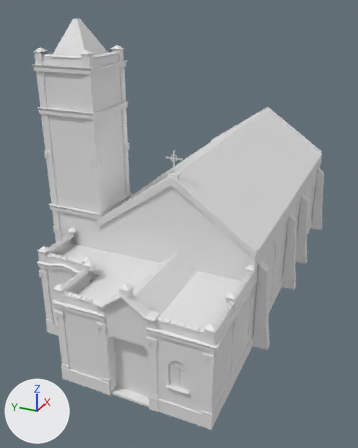
One commit to the Blender file Utils/Modelos/igreja matriz.blend: the scene before it, then after it.
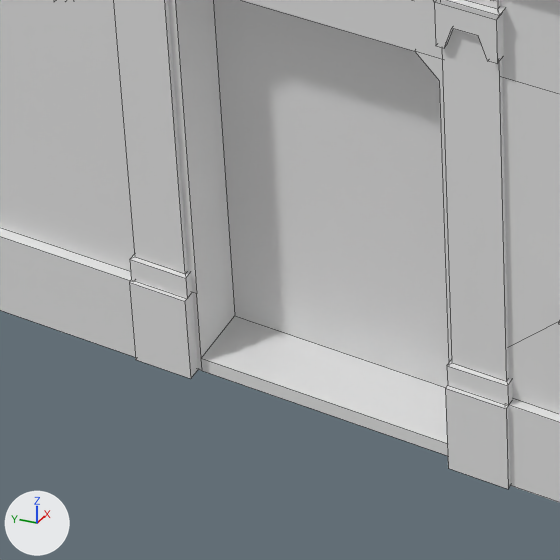
Each version is shown whole from a camera (50 mm lens) standing at (-29.6, -14.1, 22.1) and looking at (4.5, 1.3, 5.1), then close up on the part from 23% to 46% of the width and 76% to 94% of the height. Lighting does not change. The marker at lower left points along +X, +Y and +Z. The close-ups show mesh edges as thin lines.
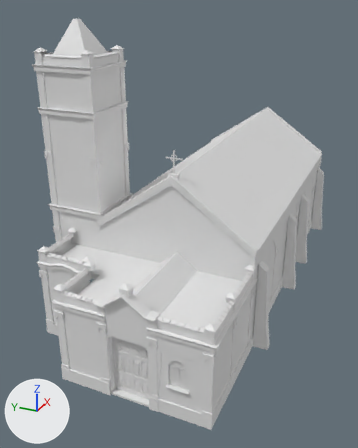
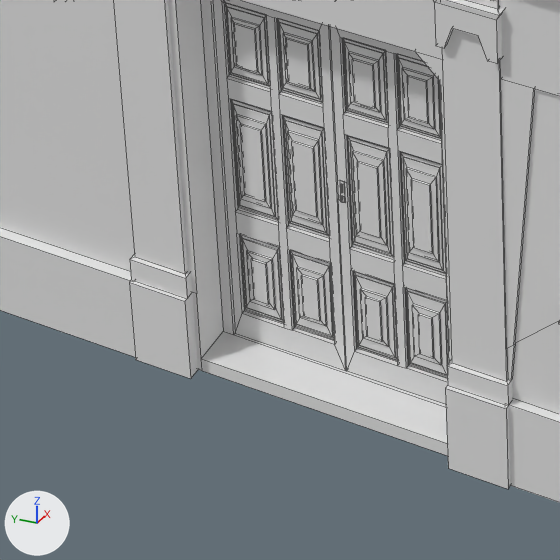
Changed parts and their boxes [x1, y1, x2, y2] in the close-ups (560 x 560 px):
part 1 of me_cube_001, built on: before [197, 0, 449, 411]; after [197, 0, 560, 411]

Patch to the scene script:
```diff
--- a/Utils/Modelos/igreja matriz.blend.py
+++ b/Utils/Modelos/igreja matriz.blend.py
@@ me_cube_001 @@
 # used by ob_cube; location = (0.0, 0.0, 1.07)
-me_cube_001.from_pydata(...)  # 643 vertices, 385 faces, 2 loose edges; spans x -10.2..25.8, y -7.4..8.0, z -1.1..19.8
+me_cube_001.from_pydata(...)  # 1766 vertices, 1217 faces, 3 loose edges; spans x -10.2..25.8, y -7.4..8.0, z -1.1..19.8
+# me_cube_001 part 1: 9 vertices moved from x -10.0..-9.4, y -5.4..-0.8, z -0.9..3.4 to x -10.0..-9.6, y -5.4..-0.8, z -0.9..3.4; 2 vertices removed from x -10.0, y -5.5..-5.3, z 2.6..2.7; 1124 vertices added at x -10.1..-9.3, y -6.7..-0.9, z -0.9..4.4
```
